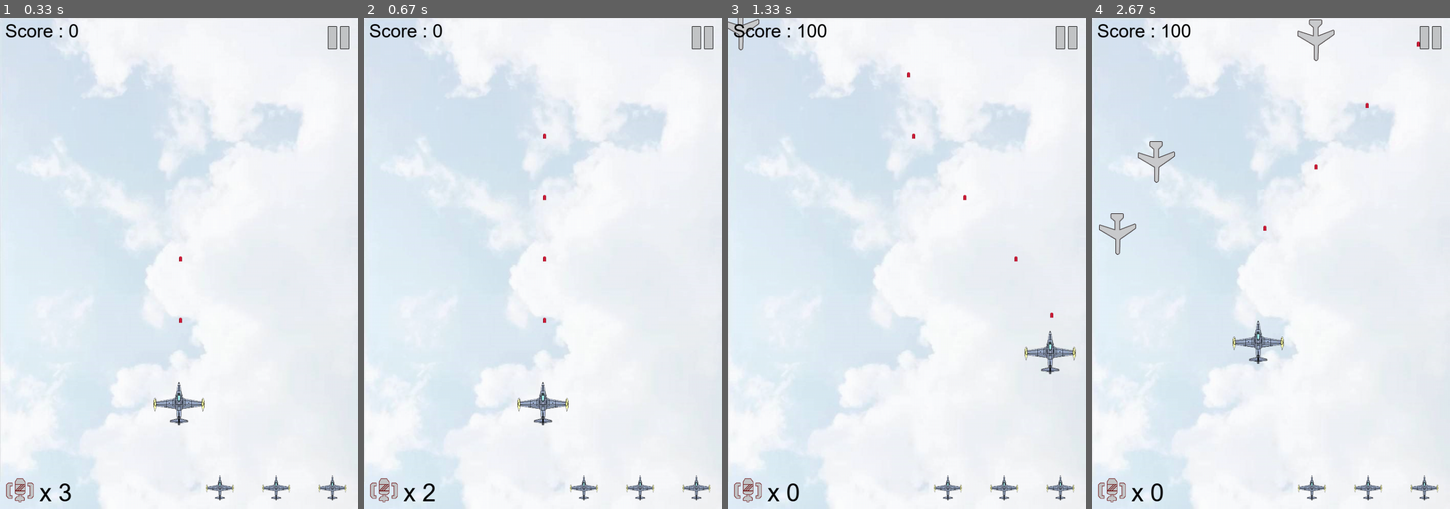
Above: before the commit, frames 1-4 (left to right).
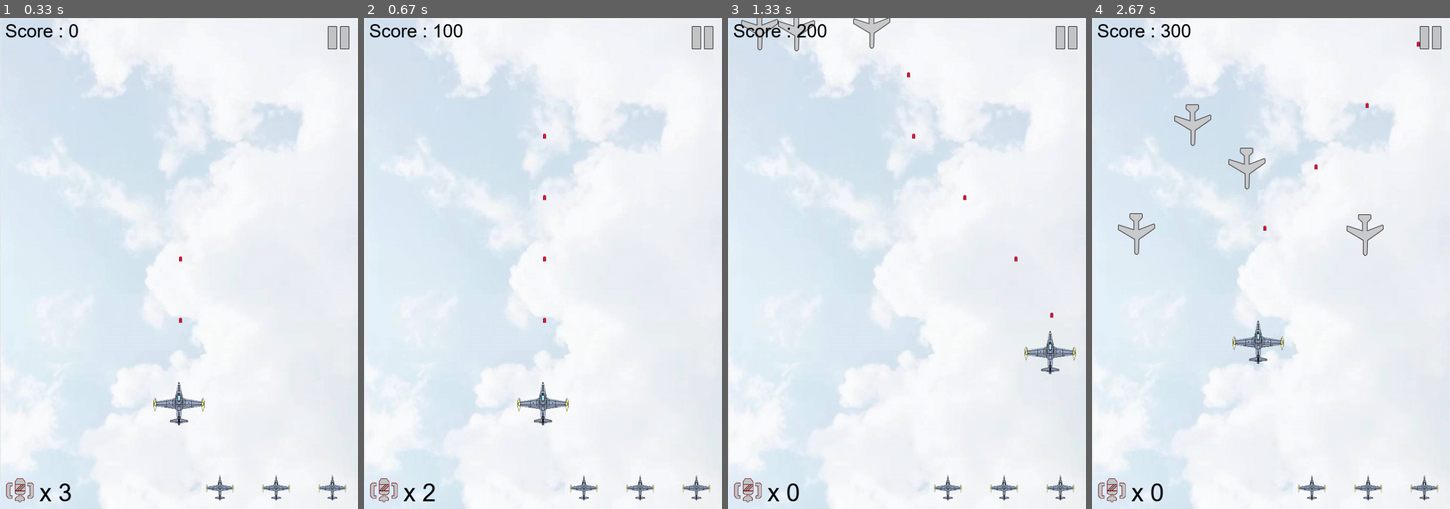
Above: after the commit, the same moments.

Repository: charlie-ccw/Pygame-project
Game: pygame game, started from main.py
The game is run twice, just before and just after one commit, with the same random seed, the same clock (stepped at 60 frames per second) and the same inputs.
Inputs:
- Up to frame 1 (0.33 s): no input
- Up to frame 2 (0.67 s): tap Space at 0.33 s
- Up to frame 3 (1.33 s): hold D 0.67-1.13 s; tap Space at 0.73, 1.03, 1.23 s; hold W from 1.17 s (still down)
- Up to frame 4 (2.67 s): release W at 1.47 s; hold D 1.5-1.97 s; tap Space at 1.57, 1.87, 2.07, 2.37, 2.63 s; hold A 2-2.53 s; hold S from 2.57 s (still down)

Frame 1 is identical in both runs. In frame 2, 0.1% of the frame differs, in the area x 19-28%, y 1-4%; in frame 3, 0.8%; in frame 4, 2.1%, in the area x 1-82%, y 0-49%.

Commit message:
add side enemy

Diff:
--- a/enemy.py
+++ b/enemy.py
@@ -152,7 +152,7 @@
         self.speed = 5
         # here we set the condition of the picture
         self.active = True
-        self.rect.left = randint(0,self.width - self.rect.width)
+        self.rect.left = randint(50,self.width - self.rect.width-50)
         self.rect.bottom = randint(self.height*-5,0)
         self.mask = pygame.mask.from_surface(self.image)
 
@@ -170,3 +170,43 @@
         self.active = True
         self.rect.left = randint(50,self.width - self.rect.width-50)
         self.rect.bottom = randint(self.height*-5,0)
+
+
+ # here we difine the smallest enemy plane
+class Enemy5(pygame.sprite.Sprite):
+    def __init__(self,size):
+        pygame.sprite.Sprite.__init__(self)
+
+        self.image = pygame.image.load("images/6.png").convert_alpha()
+        # here we difine the destory picture of the enemy
+        self.destroy_images = []
+        self.destroy_images.extend([\
+             pygame.image.load("images/7.png").convert_alpha(),\
+             pygame.image.load("images/8.png").convert_alpha(),\
+             pygame.image.load("images/9.png").convert_alpha(),\
+             pygame.image.load("images/1.png").convert_alpha(),\
+             ])
+        self.rect = self.image.get_rect()
+        self.width = 700
+        self.height = 960
+        self.speed = 5
+        # here we set the condition of the picture
+        self.active = True
+        self.rect.left = randint(-400,0)
+        self.rect.bottom = randint(-400,200)
+        self.mask = pygame.mask.from_surface(self.image)
+
+
+     # here we difine the movemont of the enemy
+    def move(self):
+        if self.rect.top < self.height:
+            self.rect.top +=self.speed
+            self.rect.left += self.speed
+        else:
+            self.reset()
+
+     # here we define how the enemy reset in the game
+    def reset(self):
+        self.active = True
+        self.rect.left = randint(-200,-100)
+        self.rect.bottom = randint(-200,0)
--- a/main.py
+++ b/main.py
@@ -52,6 +52,12 @@
         group1.add(e4)
         group2.add(e4)
 
+def add_enemy5(group1,group2,num):
+    for i in range(num):
+        e5 = enemy.Enemy5(size)
+        group1.add(e5)
+        group2.add(e5)
+
 # here we difine the change of speed
 def inc_speed(target, inc):
     for each in target:
@@ -68,7 +74,7 @@
     enemies = pygame.sprite.Group()
 
     enemy1 = pygame.sprite.Group()
-    add_enemy1(enemy1, enemies, 10)
+    add_enemy1(enemy1, enemies, 6)
 
     enemy2 = pygame.sprite.Group()
     add_enemy2(enemy2, enemies, 8)
@@ -77,7 +83,10 @@
     add_enemy3(enemy3, enemies, 3)
 
     enemy4 = pygame.sprite.Group()
-    add_enemy4(enemy4, enemies, 10)
+    add_enemy4(enemy4, enemies, 5)
+
+    enemy5 = pygame.sprite.Group()
+    add_enemy5(enemy5, enemies, 3)
 
 
     # here we creat the bullets
@@ -102,6 +111,7 @@
     e2_destroy_index = 0
     e3_destroy_index = 0
     e4_destroy_index = 0
+    e5_destroy_index = 0
     myplane1_destroy_index = 0
 
 
@@ -253,6 +263,7 @@
             add_enemy2(enemy2, enemies, 3)
             add_enemy3(enemy3, enemies, 2)
             add_enemy4(enemy4, enemies, 2)
+            add_enemy5(enemy5, enemies, 1)
 
 
             # increase the speed of the small enemy plane
@@ -268,6 +279,7 @@
             add_enemy2(enemy2, enemies, 3)
             add_enemy3(enemy3, enemies, 2)
             add_enemy4(enemy4, enemies, 2)
+            add_enemy5(enemy5, enemies, 1)
 
 
             # increase the speed of the small enemy plane
@@ -283,6 +295,7 @@
             add_enemy2(enemy2, enemies, 3)
             add_enemy3(enemy3, enemies, 2)
             add_enemy4(enemy4, enemies, 2)
+            add_enemy5(enemy5, enemies, 1)
 
 
             # increase the speed of the small enemy plane
@@ -290,6 +303,7 @@
             inc_speed(enemy2, 1)
             inc_speed(enemy3, 1)
             inc_speed(enemy4, 1)
+            inc_speed(enemy5, 1)
 
 
         elif level == 5 and score > 25000:
@@ -300,6 +314,7 @@
             add_enemy2(enemy2, enemies, 3)
             add_enemy3(enemy3, enemies, 2)
             add_enemy4(enemy4, enemies, 2)
+            add_enemy5(enemy5, enemies, 1)
 
 
             # increase the speed of the small enemy plane
@@ -490,6 +505,21 @@
                             score += 100
                             each.reset()
 
+
+            for each in enemy5:
+                if each.active:
+                    each.move()
+                    screen.blit(each.image, each.rect)
+                else:
+                    if not(delay % 3):
+                        # here we draw the destory pictures of the plane
+                        screen.blit(each.destroy_images[e5_destroy_index], each.rect)
+                        e5_destroy_index = (e5_destroy_index + 1) % 4
+                        if e5_destroy_index == 0:
+                            score += 100
+                            each.reset()
+
+
             # here we draw the score
             score_text = score_font.render("Score : %s" % str(score), True, BLACK)
             screen.blit(score_text, (10,5))
